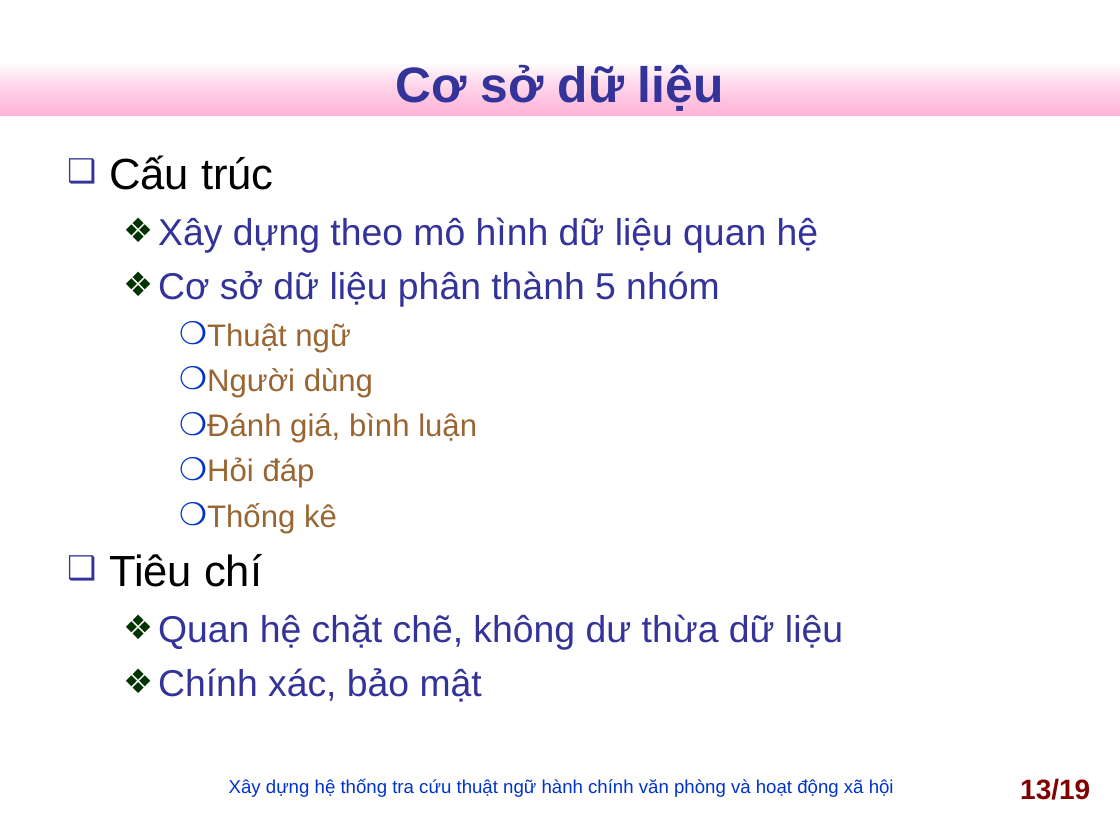
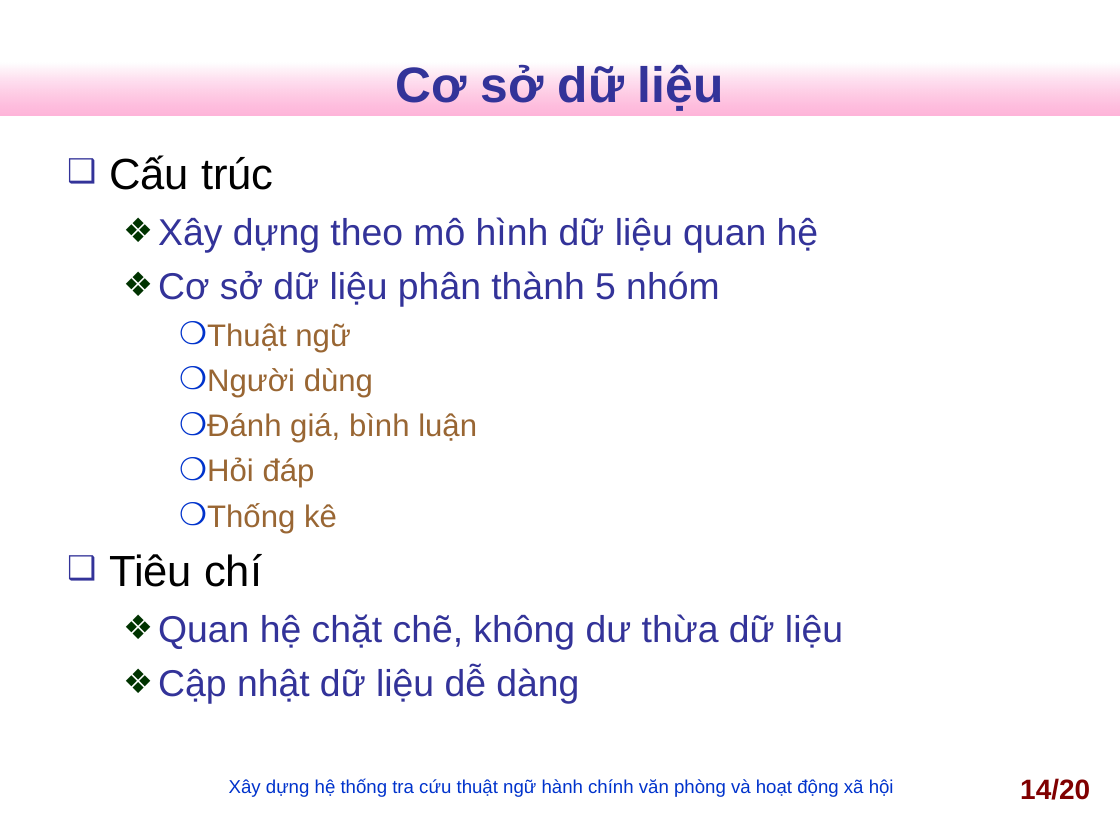
Before and after one commit to nguyentk90/tra-cuu-thuat-ngu-hanh-chinh, a slide deck: slide 14 of Documents/slideN2013.ppt (slide 13 before the commit). Drawn at 1120x840 pixels with LibreOffice and Linux fonts; fonts in the diff are those of the drawing; background and template pictures are left out. Boxes give left, top, right and bottom in pixels: in the first picture for what was removed or moved away, otherwise in the second. Text is boxed around its words. In the diff, an @@ line names an element or a change of style, - is before the commit and + after.

```diff
--- a/Documents/slideN2013.ppt
+++ b/Documents/slideN2013.ppt
@@ text at <box>158,668,579,704</box>: text changed @@
-  ❖ Chính xác, bảo mật
+  ❖ Cập nhật dữ liệu dễ dàng
@@ page number at <box>1020,778,1090,800</box>: text changed @@
-13/19
+14/20
```
Also in this commit, not shown: 12 other slides changed, 1 slide added, 2 other files.
